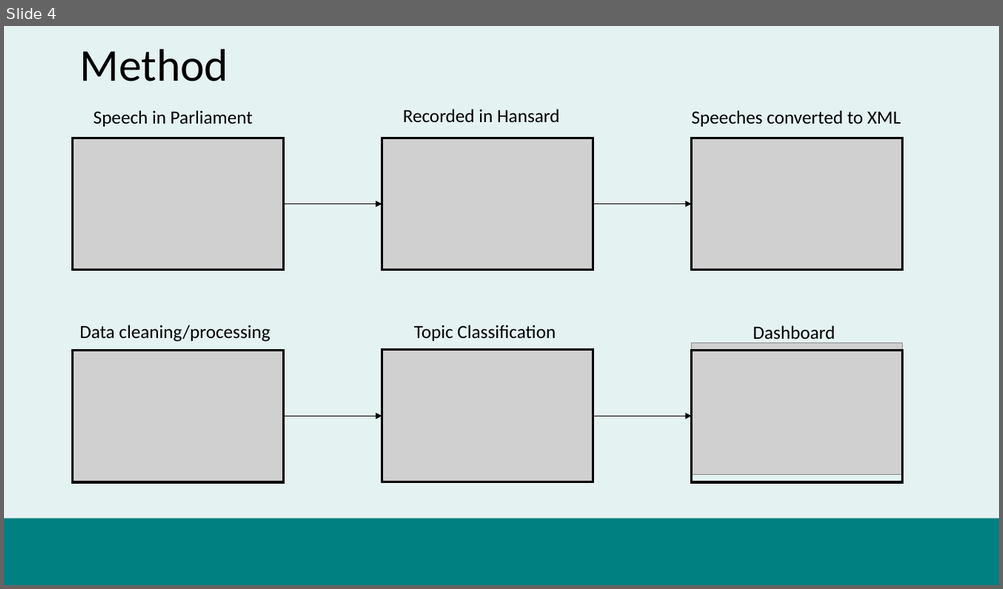
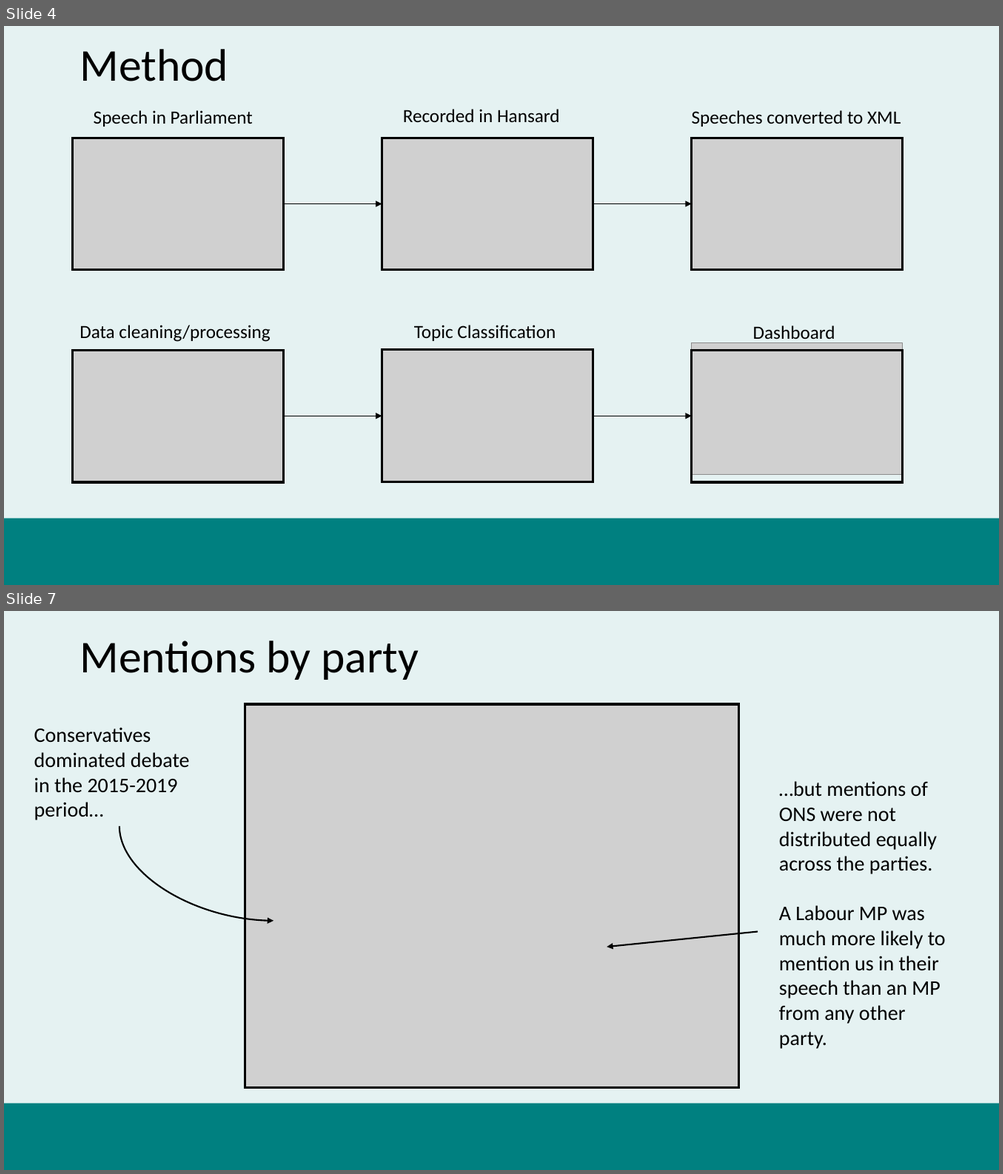
Before and after one commit to datasciencecampus/uk-parliament-stats, a slide deck: user-engagement/fpp-presentation.pptx. Shown one above the other, each under a label of ours: slide 4 before the commit, slides 4 and 7 after it; the slides between them are not shown. The pictures are 1003x589 and 1003x1174 pixels, drawn with LibreOffice and Linux fonts; fonts in the diff are those of the drawing; grey boxes stand for pictures; background and template pictures are left out. Boxes give left, top, right and bottom in pixels: in the first picture for what was removed or moved away, otherwise in the second. Text is boxed around its words. In the diff, an @@ line names an element or a change of style, - is before the commit and + after.

```diff
--- a/user-engagement/fpp-presentation.pptx
+++ b/user-engagement/fpp-presentation.pptx
@@ slide 7 added at [4,611,999,1170], background #008080 at 10% opacity; not listed: 1 template element that a slide beside it also shows @@
@@ title added at [79,641,419,680], 44 pt, text #000000 @@
+Mentions by party
@@ picture added at [245,704,738,1088] @@
@@ rectangle added at [245,704,738,1088], outline #000000 2.25 pt @@
@@ text added at [34,727,190,820], 20 pt, text #000000 @@
+Conservatives dominated debate in the 2015-2019 period…
@@ text added at [779,781,945,1049], 20 pt, text #000000 @@
+…but mentions of ONS were not distributed equally across the parties.
+A Labour MP was much more likely to mention us in their speech than an MP from any other party.
@@ curved arrow added from (119, 826) to (273, 920), #000000 1.5 pt @@
@@ arrow added from (757, 932) to (607, 947), #000000 1.5 pt @@
```
Also in this commit, not shown: 6 slides changed, 4 other slides added, 3 slides removed, 2 other files.
